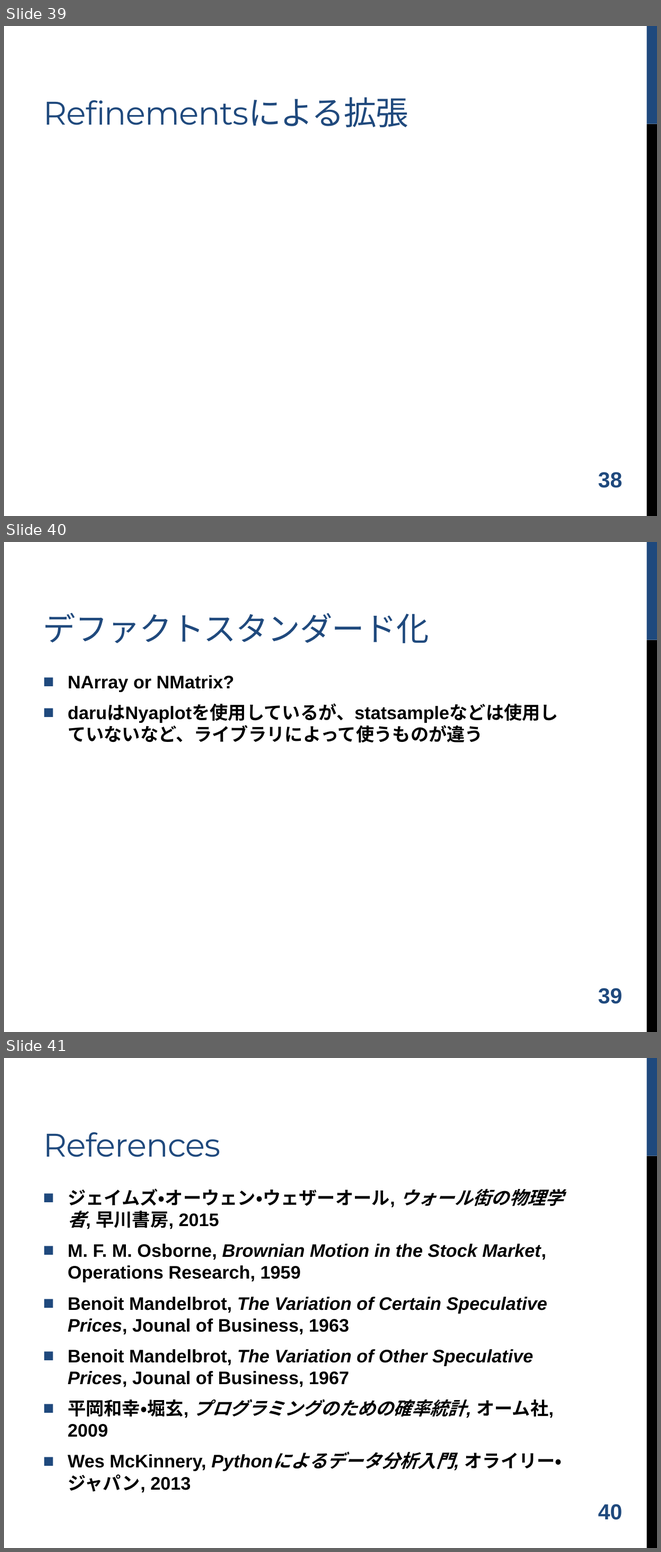
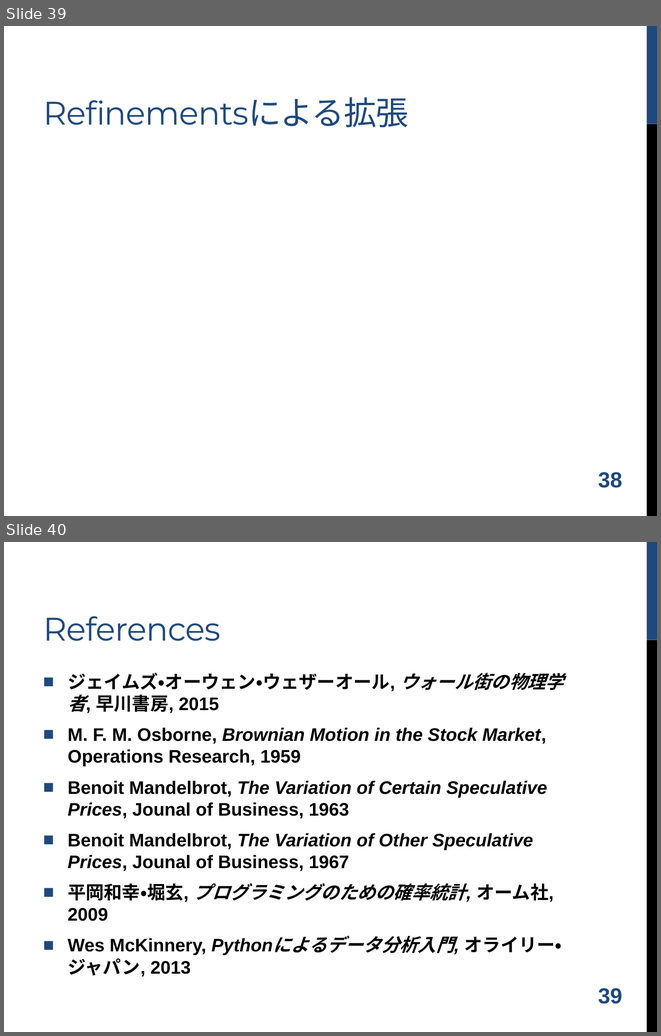
Before and after one commit to shugo/DCW2016, a slide deck: ruby_data_analysis.pptx. Shown one above the other, each under a label of ours: slides 39, 40 and 41 before the commit, slides 39 and 40 after it. The pictures are 661x1552 and 661x1036 pixels, drawn with LibreOffice and Linux fonts; fonts in the diff are those of the drawing; background and template pictures are left out. Boxes give left, top, right and bottom in pixels: in the first picture for what was removed or moved away, otherwise in the second. Text is boxed around its words. In the diff, an @@ line names an element or a change of style, - is before the commit and + after.

```diff
--- a/ruby_data_analysis.pptx
+++ b/ruby_data_analysis.pptx
@@ slide 40 removed at (4, 542, 657, 1032), background #FFFFFF; not listed: 2 template elements that a slide beside it also shows @@
@@ title removed at (43, 612, 429, 643) @@
-デファクトスタンダード化
@@ text removed at (68, 675, 558, 742) @@
-■ NArray or NMatrix?
-■ daruはNyaplotを使用しているが、statsampleなどは使用していないなど、ライブラリによって使うものが違う
@@ page number removed at (598, 988, 623, 1004) @@
-39
@@ what was slide 41 is now slide 40 @@
@@ page number at (598, 988, 623, 1004): text changed @@
-40
+39
```
Also in this commit, not shown: 3 slides changed, 3 other files.
